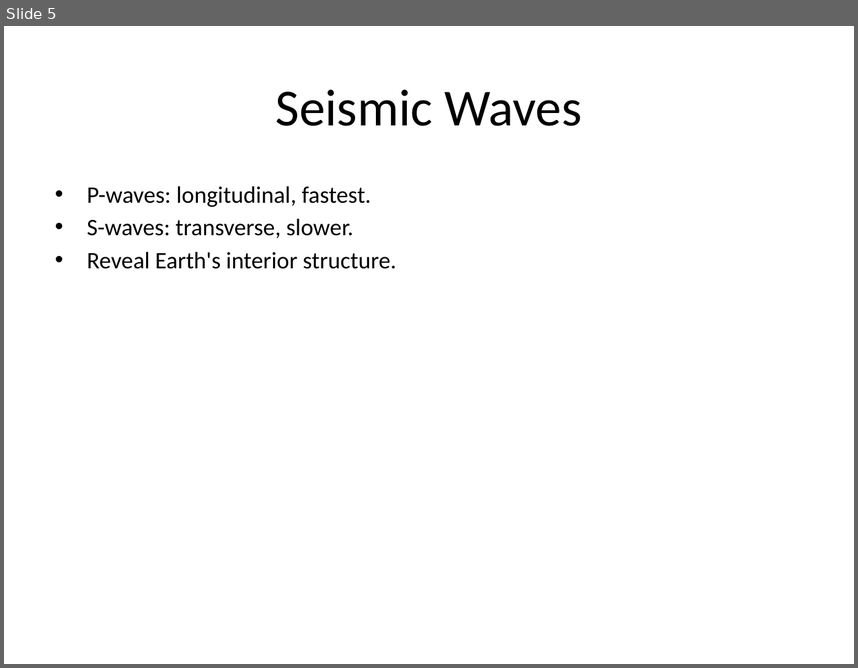
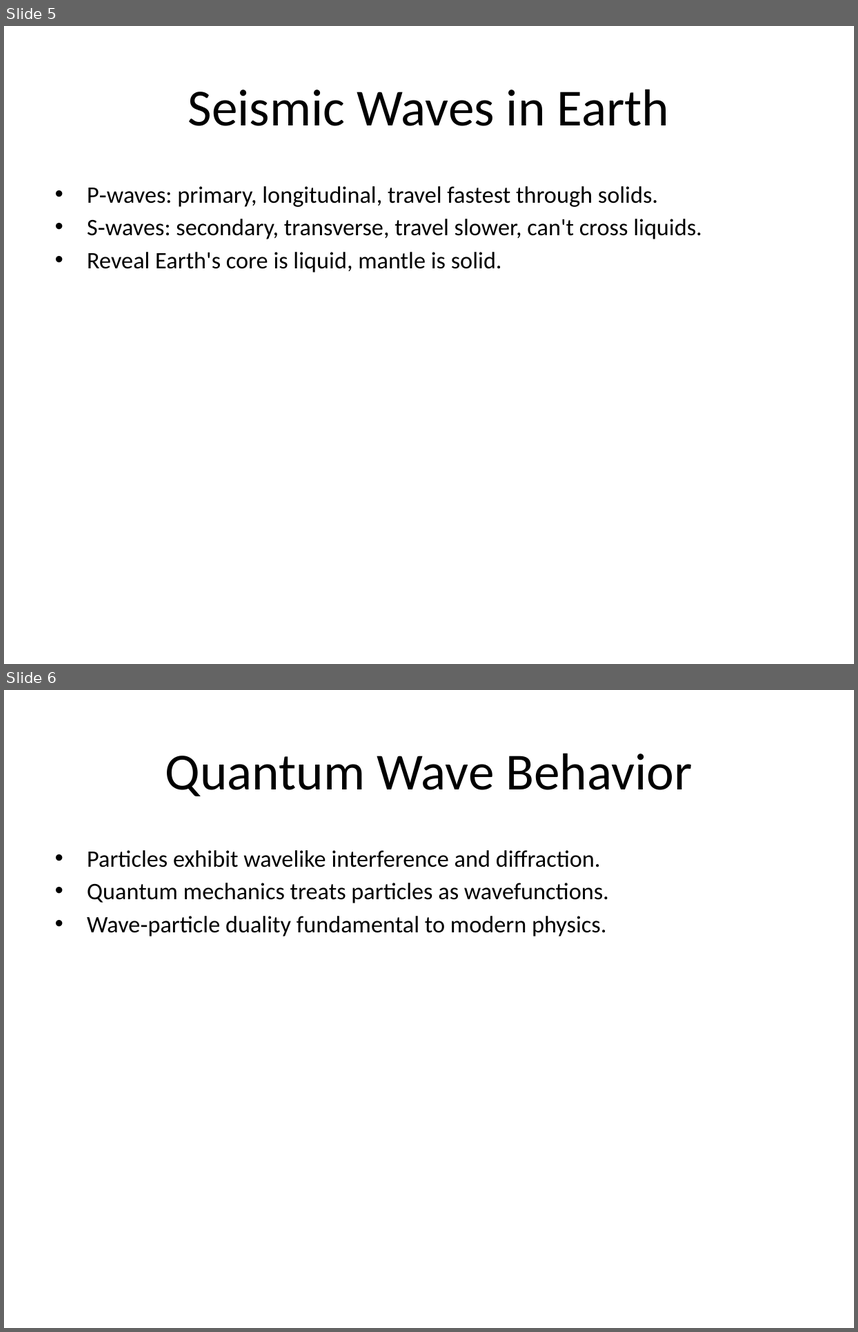
Before and after one commit to avinashsingh86331-lgtm/RESEARCH_AGENT, a slide deck: research_output.pptx. Shown one above the other, each under a label of ours: slide 5 before the commit, slides 5 and 6 after it. The pictures are 858x668 and 858x1332 pixels, drawn with LibreOffice and Linux fonts; fonts in the diff are those of the drawing. Boxes give left, top, right and bottom in pixels: in the first picture for what was removed or moved away, otherwise in the second. Text is boxed around its words. In the diff, an @@ line names an element or a change of style, - is before the commit and + after.

```diff
--- a/research_output.pptx
+++ b/research_output.pptx
@@ slide 6 added at [4, 690, 854, 1328], background #FFFFFF @@
@@ title added at [165, 753, 693, 796], 44 pt, text #000000 @@
+Quantum Wave Behavior
@@ text added at [87, 850, 609, 936], 20 pt, text #000000 @@
+• Particles exhibit wavelike interference and diffraction.
+• Quantum mechanics treats particles as wavefunctions.
+• Wave‑particle duality fundamental to modern physics.
@@ slide 5 changed as well @@
@@ title at [188, 89, 670, 126]: text changed @@
-Seismic Waves
+Seismic Waves in Earth
@@ text at [87, 186, 702, 272]: text changed @@
-• P-waves: longitudinal, fastest.
-• S-waves: transverse, slower.
-• Reveal Earth's interior structure.
+• P‑waves: primary, longitudinal, travel fastest through solids.
+• S‑waves: secondary, transverse, travel slower, can't cross liquids.
+• Reveal Earth's core is liquid, mantle is solid.
```
Also in this commit, not shown: 6 other slides changed, 1 slide removed, 3 other files.
